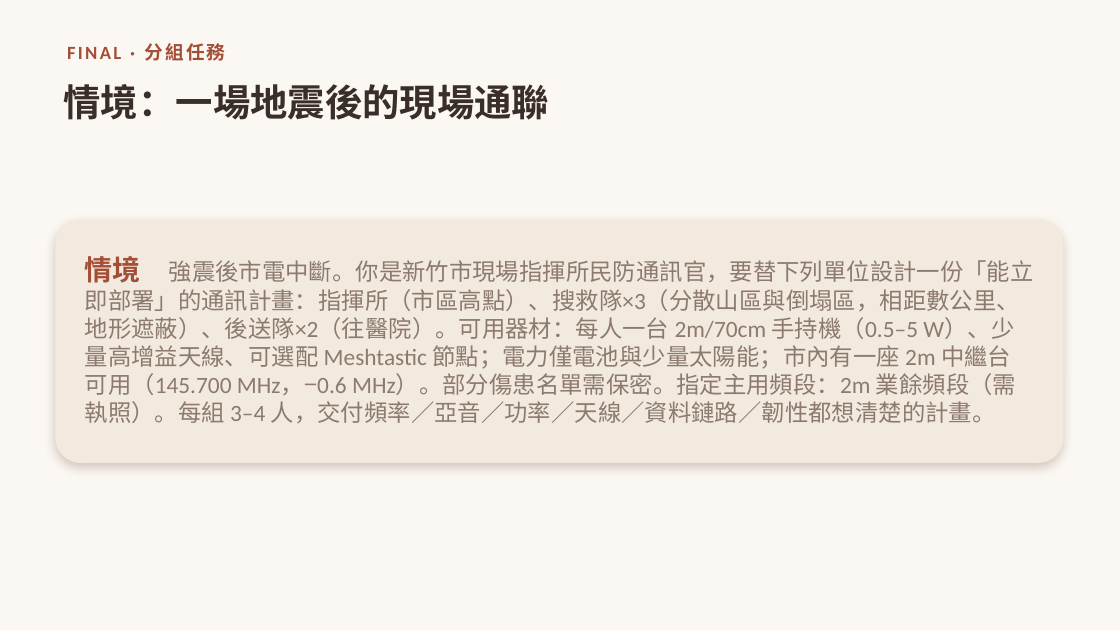
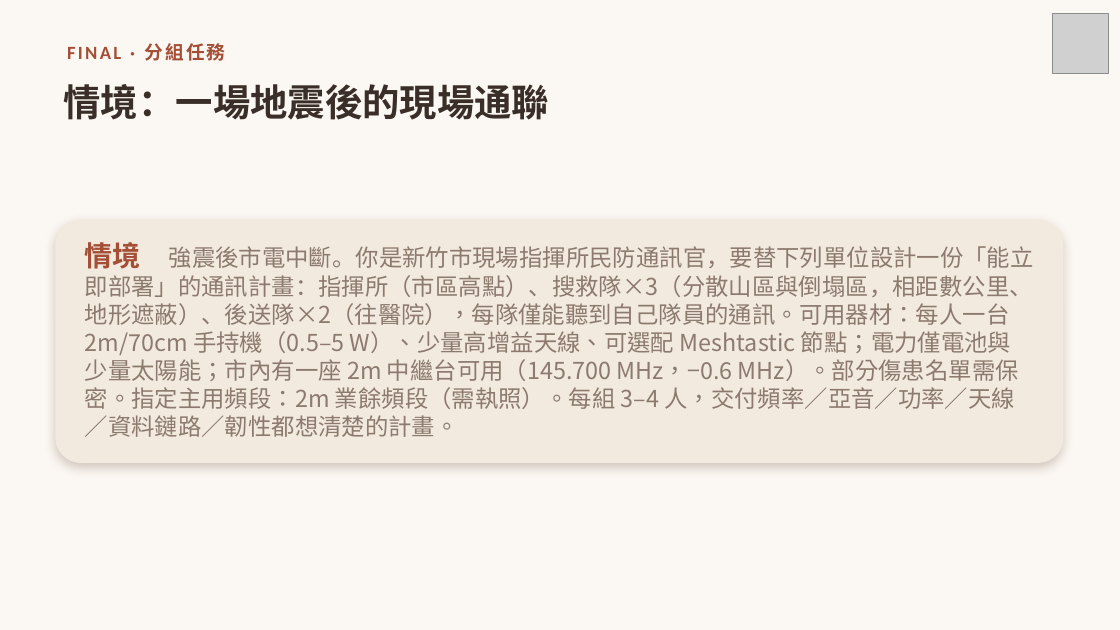
Before and after one commit to winson3QQ/Radio-Advanced, a slide deck: slide 52 of 投影片/進階無線電_第一節_課程投影片.pptx (slide 46 before the commit). Drawn at 1120x630 pixels with LibreOffice and Linux fonts; fonts in the diff are those of the drawing; grey boxes stand for pictures. Boxes give left, top, right and bottom in pixels: in the first picture for what was removed or moved away, otherwise in the second. Text is boxed around its words. In the diff, an @@ line names an element or a change of style, - is before the commit and + after.

```diff
--- a/投影片/進階無線電_第一節_課程投影片.pptx
+++ b/投影片/進階無線電_第一節_課程投影片.pptx
@@ picture added at [1053,13,1108,74] @@
@@ text at [85,242,1034,437]: text changed; font Calibri to Noto Sans CJK SC @@
-情境 強震後市電中斷。你是新竹市現場指揮所民防通訊官，要替下列單位設計一份「能立即部署」的通訊計畫：指揮所（市區高點）、搜救隊×3（分散山區與倒塌區，相距數公里、地形遮蔽）、後送隊×2（往醫院）。可用器材：每人一台 2m/70cm 手持機（0.5–5 W）、少量高增益天線、可選配 Meshtastic 節點；電力僅電池與少量太陽能；市內有一座 2m 中繼台可用（145.700 MHz，−0.6 MHz）。部分傷患名單需保密。指定主用頻段：2m 業餘頻段（需執照）。每組 3–4 人，交付頻率／亞音／功率／天線／資料鏈路／韌性都想清楚的計畫。
+情境 強震後市電中斷。你是新竹市現場指揮所民防通訊官，要替下列單位設計一份「能立即部署」的通訊計畫：指揮所（市區高點）、搜救隊×3（分散山區與倒塌區，相距數公里、地形遮蔽）、後送隊×2（往醫院），每隊僅能聽到自己隊員的通訊。可用器材：每人一台 2m/70cm 手持機（0.5–5 W）、少量高增益天線、可選配 Meshtastic 節點；電力僅電池與少量太陽能；市內有一座 2m 中繼台可用（145.700 MHz，−0.6 MHz）。部分傷患名單需保密。指定主用頻段：2m 業餘頻段（需執照）。每組 3–4 人，交付頻率／亞音／功率／天線／資料鏈路／韌性都想清楚的計畫。
```
Also in this commit, not shown: 46 other slides changed, 7 slides added, 1 slide removed, 6 other files.
